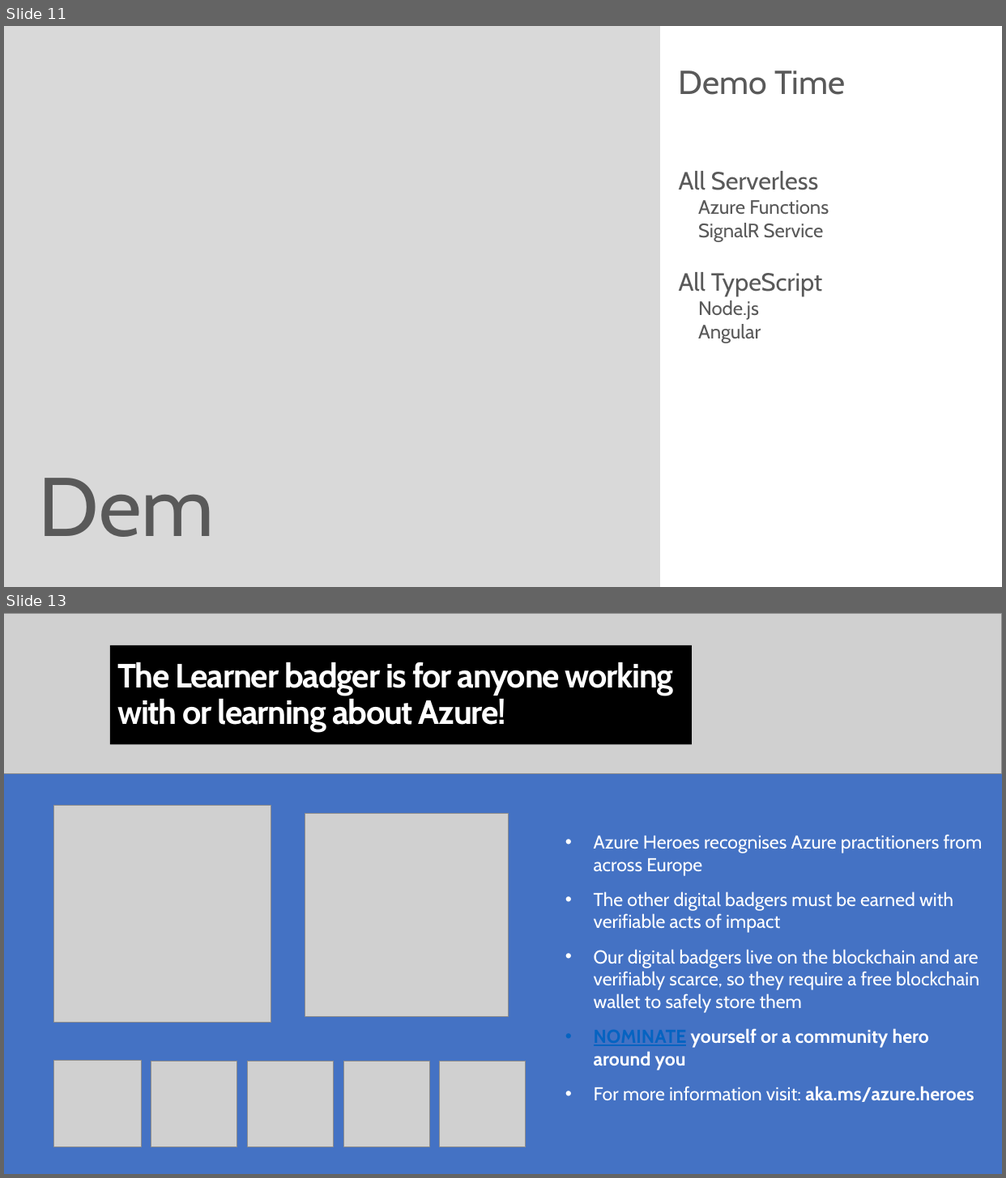
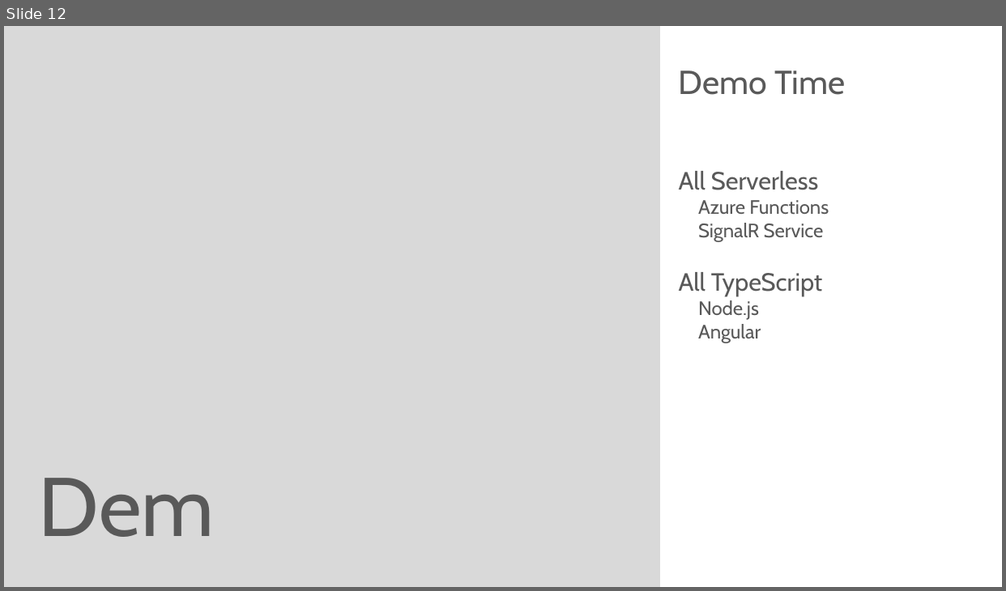
Before and after one commit to rstropek/Samples, a slide deck: AsyncBlazor/Slides/AsyncServerless.pptx. Shown one above the other, each under a label of ours: slides 11 and 13 before the commit, slide 12 after it; the slides between them are not shown. The pictures are 1006x1178 and 1006x591 pixels, drawn with LibreOffice and Linux fonts; fonts in the diff are those of the drawing; grey boxes stand for pictures. Boxes give left, top, right and bottom in pixels: in the first picture for what was removed or moved away, otherwise in the second. Text is boxed around its words. In the diff, an @@ line names an element or a change of style, - is before the commit and + after.

```diff
--- a/AsyncBlazor/Slides/AsyncServerless.pptx
+++ b/AsyncBlazor/Slides/AsyncServerless.pptx
@@ slide 13 removed at [4, 613, 1002, 1174], background #4472C4 @@
@@ picture removed at [4, 613, 1001, 774] @@
@@ title removed at [110, 645, 692, 745] @@
-The Learner badger is for anyone working with or learning about Azure!
@@ picture removed at [54, 806, 271, 1023] @@
@@ picture removed at [305, 813, 509, 1016] @@
@@ text removed at [594, 834, 982, 1102] @@
-  • Azure Heroes recognises Azure practitioners from across Europe
-  • The other digital badgers must be earned with verifiable acts of impact
-  • Our digital badgers live on the blockchain and are verifiably scarce, so they require a free blockchain wallet to safely store them
-  • NOMINATE yourself or a community hero around you
-  • For more information visit: aka.ms/azure.heroes
@@ picture removed at [54, 1061, 141, 1148] @@
@@ picture removed at [151, 1062, 237, 1148] @@
@@ picture removed at [247, 1062, 334, 1148] @@
@@ picture removed at [344, 1062, 430, 1148] @@
@@ picture removed at [440, 1062, 526, 1148] @@
@@ what was slide 11 is now slide 12 @@
```
Also in this commit, not shown: 3 slides changed, 1 slide added, 1 other slide removed.
